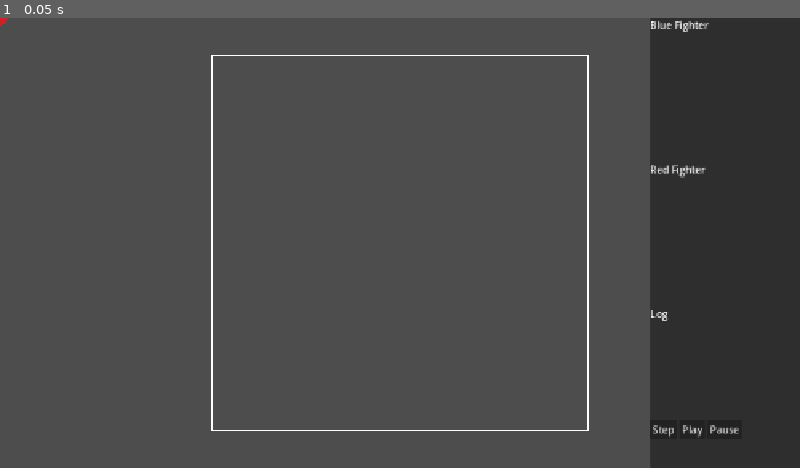
Above: before the commit, frame 1.
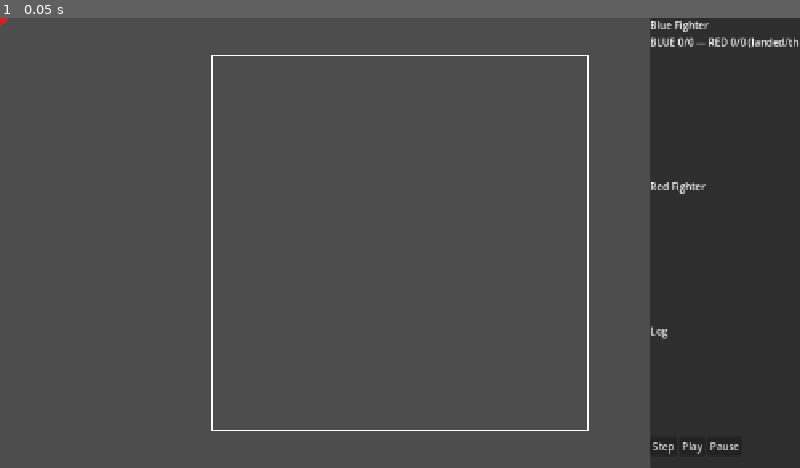
Above: after the commit, the same moment.

Repository: emeene/boxingsim-debugger
Game: Godot game, scene res://scenes/Main.tscn
The game is run twice, just before and just after one commit, with the same random seed, the same clock (stepped at 60 frames per second) and the same inputs.
Inputs:
- Up to frame 1 (0.05 s): no input

The runs differ from the first frame. In frame 1, 0.6% of the frame differs, in the area x 81-100%, y 4-97%.

Commit message:
Add landed/thrown punch counter to debug panel

Diff:
--- a/boxing-debugging/scenes/DebugPanel.gd
+++ b/boxing-debugging/scenes/DebugPanel.gd
@@ -12,13 +12,29 @@
 # Newest tick first — the log reads as a stack, capped so it can't grow unbounded
 var _log_lines: PackedStringArray = []
 
+# Punch stats, counted client-side from the per-tick offense verdicts (offense is non-null
+# exactly once per punch, on its impact tick). [thrown, landed] per fighter.
+var _punch_counts := {"f1": [0, 0], "f2": [0, 0]}
+var _punch_stats_label: Label
+
 func _ready() -> void:
 	step_btn.pressed.connect(func(): WebSocketClient.send_command("step"))
 	play_btn.pressed.connect(func(): WebSocketClient.send_command("play"))
 	pause_btn.pressed.connect(func(): WebSocketClient.send_command("pause"))
 	WebSocketClient.tick_received.connect(_on_tick)
+	# Built in code so no .tscn edit is needed (same trick as Main's ended-label)
+	_punch_stats_label = Label.new()
+	_punch_stats_label.text = "BLUE 0/0 — RED 0/0 (landed/thrown)"
+	$VBoxContainer.add_child(_punch_stats_label)
+	$VBoxContainer.move_child(_punch_stats_label, 1) # right under the buttons
 
 func _on_tick(payload: Dictionary) -> void:
+	_count_punches("f1", payload["f1"])
+	_count_punches("f2", payload["f2"])
+	_punch_stats_label.text = "BLUE %d/%d — RED %d/%d (landed/thrown)" % [
+		_punch_counts["f1"][1], _punch_counts["f1"][0],
+		_punch_counts["f2"][1], _punch_counts["f2"][0]
+	]
 	_update_scores(blue_scores, payload["f1"]["scores"])
 	_update_scores(red_scores,  payload["f2"]["scores"])
 	_log_lines.insert(0, "[%d] F1: %s | F2: %s" % [
@@ -29,6 +45,13 @@
 	if _log_lines.size() > MAX_LOG_LINES:
 		_log_lines.resize(MAX_LOG_LINES)
 	tick_log.text = "\n".join(_log_lines)
+
+func _count_punches(key: String, f: Dictionary) -> void:
+	var offense = f.get("offense")
+	if offense != null:
+		_punch_counts[key][0] += 1
+		if offense["landed"]:
+			_punch_counts[key][1] += 1
 
 # Committed action + phase, annotated with the punch verdict on the tick it resolved
 # (offense is null otherwise — with the phase machine that is the IMPACT tick)
